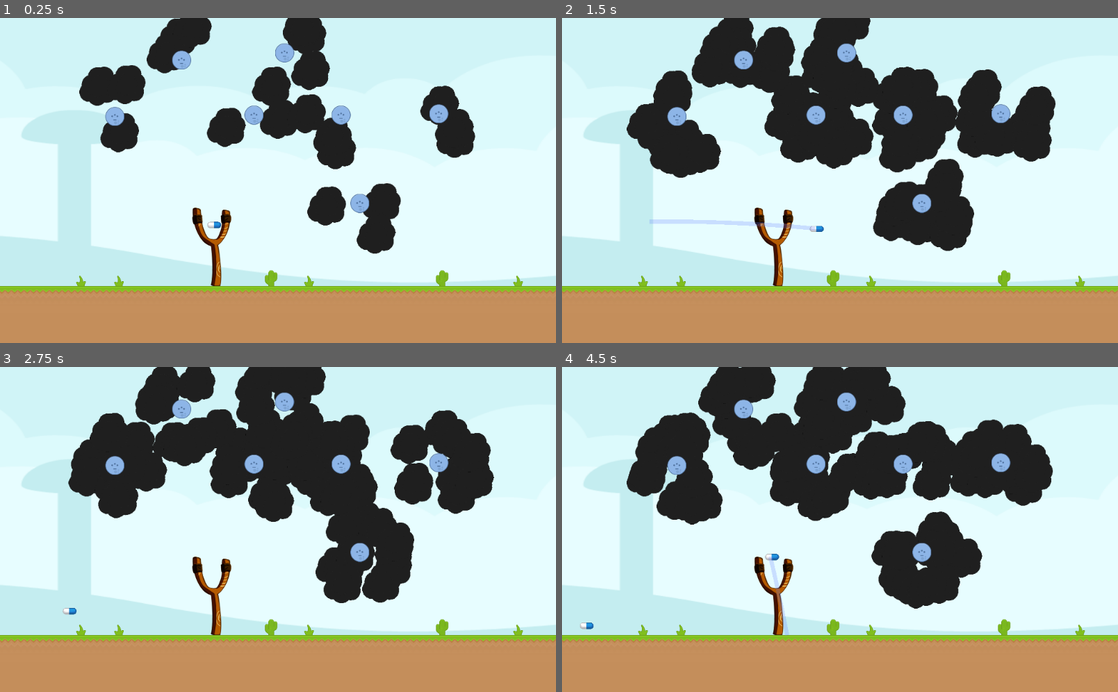
Above: before the commit, frames 1-4 (two rows, left to right).
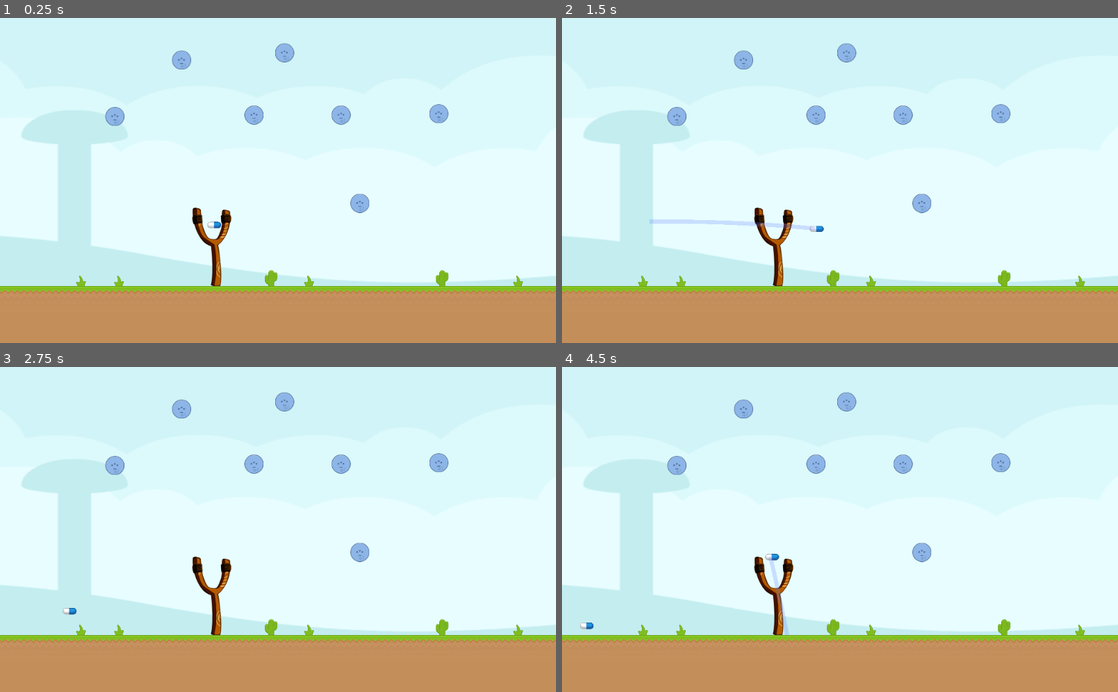
Above: after the commit, the same moments.

Repository: kleimaj/slingshot
Game: Godot game, scene res://Scenes/Level.tscn
Same seed, same stepped clock (60 frames per second), same inputs: the game is played once before the commit and once after it.
Inputs (mouse positions are in pixels of both pictures, inside the frame that each line leads up to):
- Up to frame 1 (0.25 s): no input
- Up to frame 2 (1.5 s): move the mouse to (962, 164) at 0.52 s; click (962, 164) at 0.67 s; drag from (728, 196) to (1001, 112) at 1.27 s
- Up to frame 3 (2.75 s): move the mouse to (333, 458) at 2.02 s; click (333, 458) at 2.17 s
- Up to frame 4 (4.5 s): drag from (812, 594) to (1001, 461) at 2.77 s; move the mouse to (1006, 578) at 3.52 s; click (1006, 578) at 3.67 s; drag from (673, 480) to (817, 464) at 4.27 s

The runs differ from the first frame. In frame 1, 11% of the frame differs, in the area x 14-86%, y 0-73%; in frame 2, 22%; in frame 3, 24%; in frame 4, 24%, in the area x 11-89%, y 0-75%.

Commit message:
initializes Inventory UI Scene

Diff:
--- a/Objects/Enemy.tscn
+++ b/Objects/Enemy.tscn
@@ -32,6 +32,7 @@
 shape = SubResource( 1 )
 
 [node name="Particles2D" type="CPUParticles2D" parent="."]
+visible = false
 amount = 12
 texture = ExtResource( 3 )
 emission_shape = 1
--- a/Scenes/Level.tscn
+++ b/Scenes/Level.tscn
@@ -1,11 +1,10 @@
-[gd_scene load_steps=10 format=2]
+[gd_scene load_steps=9 format=2]
 
 [ext_resource path="res://GFX/kenney_physicsAssets_v2/Spritesheet/spritesheet_tiles.png" type="Texture" id=1]
 [ext_resource path="res://GFX/terrain2.png" type="Texture" id=3]
 [ext_resource path="res://GFX/terrain-cover.png" type="Texture" id=4]
 [ext_resource path="res://Objects/Enemy.tscn" type="PackedScene" id=5]
 [ext_resource path="res://Objects/Slingshot.tscn" type="PackedScene" id=6]
-[ext_resource path="res://Objects/Projectile.tscn" type="PackedScene" id=7]
 [ext_resource path="res://GFX/kenney_physicsAssets_v2/PNG/Backgrounds/blue_shroom.png" type="Texture" id=8]
 
 [sub_resource type="ConvexPolygonShape2D" id=1]
@@ -160,18 +159,6 @@
 z_index = 0
 mode = 1
 
-[node name="Projectiles" type="Node2D" parent="."]
-visible = false
-
-[node name="Projectile" parent="Projectiles" instance=ExtResource( 7 )]
-position = Vector2( 118.928, 473.825 )
-
-[node name="Projectile2" parent="Projectiles" instance=ExtResource( 7 )]
-position = Vector2( 118.928, 448.463 )
-
-[node name="Projectile3" parent="Projectiles" instance=ExtResource( 7 )]
-position = Vector2( 120.263, 423.642 )
-
 [node name="Camera2D" type="Camera2D" parent="."]
 position = Vector2( 550, 100 )
 current = true
--- /dev/null
+++ b/UI/Inventory.tscn
@@ -0,0 +1,3 @@
+[gd_scene format=2]
+
+[node name="Inventory" type="Node2D"]
--- a/project.godot
+++ b/project.godot
@@ -19,10 +19,6 @@
 run/main_scene="res://Scenes/Level.tscn"
 config/icon="res://icon.png"
 
-[display]
-
-window/size/resizable=false
-
 [input_devices]
 
 pointing/emulate_touch_from_mouse=true
Binary file added: GFX/backpack.png
Not shown, added: GFX/backpack.png.import
Binary file added: GFX/book.png
Not shown, added: GFX/book.png.import
